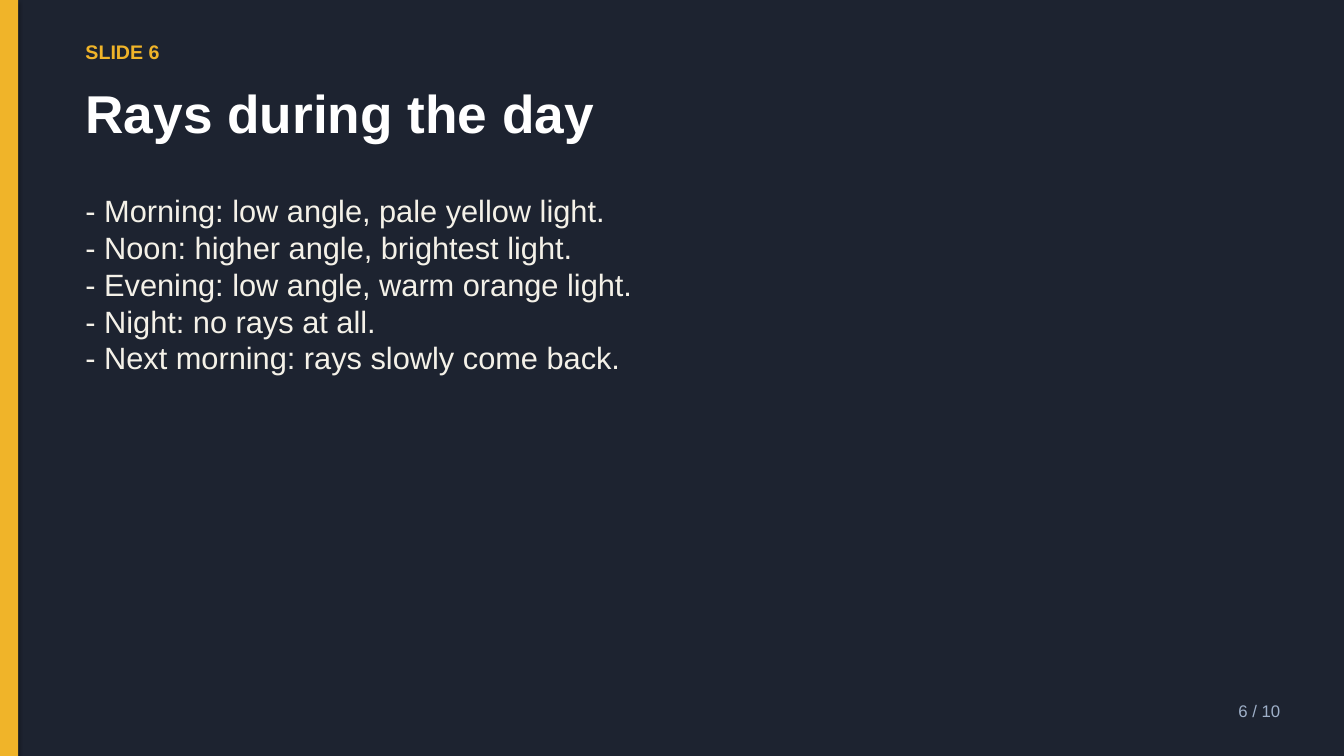
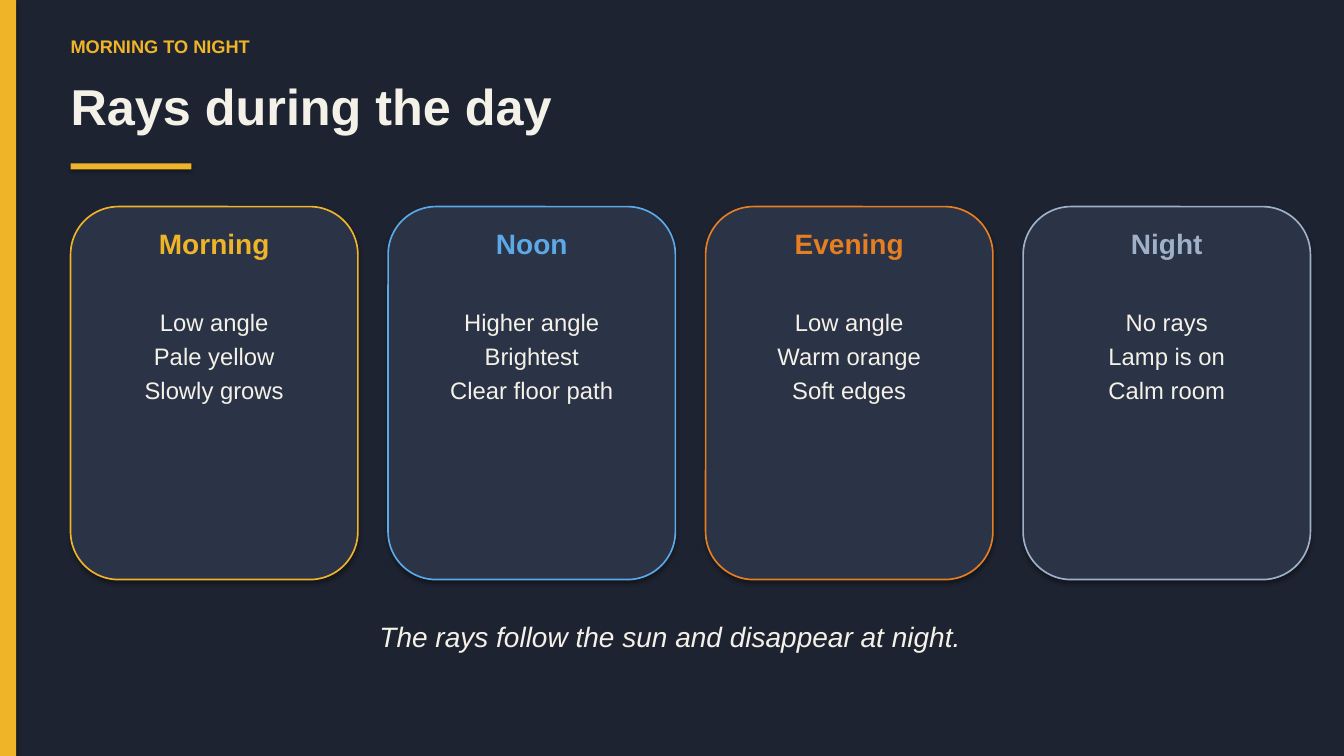
Before and after one commit to Sierra07-w/cgf_final, a slide deck: slide 8 of PRESENTATION.pptx (slide 6 before the commit). Drawn at 1344x756 pixels with LibreOffice and Linux fonts; fonts in the diff are those of the drawing. Boxes give left, top, right and bottom in pixels: in the first picture for what was removed or moved away, otherwise in the second. Text is boxed around its words. In the diff, an @@ line names an element or a change of style, - is before the commit and + after.

```diff
--- a/PRESENTATION.pptx
+++ b/PRESENTATION.pptx
@@ text at bbox=[71, 40, 250, 53]: text changed; size 14 to 13 pt @@
-SLIDE 6
+MORNING TO NIGHT
@@ text "Rays during the day" at bbox=[71, 88, 552, 135]: size 38 to 36 pt, text colour #FFFFFF to #F4F1E8; more space between paragraphs @@
@@ rectangle added at bbox=[71, 163, 192, 169], fill #F0B429 @@
@@ rounded rectangle added at bbox=[71, 207, 358, 580], fill #2B3346, outline #F0B429 1.2 pt @@
@@ text removed at bbox=[104, 199, 632, 375] @@
-- Morning: low angle, pale yellow light.
-- Noon: higher angle, brightest light.
-- Evening: low angle, warm orange light.
-- Night: no rays at all.
-- Next morning: rays slowly come back.
@@ rounded rectangle added at bbox=[388, 207, 676, 580], fill #2B3346, outline #5DA8E6 1.2 pt @@
@@ rounded rectangle added at bbox=[706, 207, 993, 580], fill #2B3346, outline #E67E22 1.2 pt @@
@@ rounded rectangle added at bbox=[1023, 207, 1311, 580], fill #2B3346, outline #9FB0C9 1.2 pt @@
@@ text added at bbox=[159, 233, 269, 259], 20 pt, text #F0B429, bold @@
+Morning
@@ text added at bbox=[496, 234, 568, 255], 20 pt, text #5DA8E6, bold @@
+Noon
@@ text added at bbox=[795, 233, 904, 259], 20 pt, text #E67E22, bold @@
+Evening
@@ text added at bbox=[1131, 233, 1203, 259], 20 pt, text #9FB0C9, bold @@
+Night
@@ text added at bbox=[145, 313, 284, 404], 17 pt, text #F4F1E8 @@
+Low angle
+Pale yellow
+Slowly grows
@@ text added at bbox=[450, 313, 613, 404], 17 pt, text #F4F1E8 @@
+Higher angle
+Brightest
+Clear floor path
@@ text added at bbox=[777, 313, 921, 404], 17 pt, text #F4F1E8 @@
+Low angle
+Warm orange
+Soft edges
@@ text added at bbox=[1108, 314, 1225, 400], 17 pt, text #F4F1E8 @@
+No rays
+Lamp is on
+Calm room
@@ text added at bbox=[379, 626, 961, 653], 20 pt, text #F4F1E8, italic @@
+The rays follow the sun and disappear at night.
@@ text removed at bbox=[1238, 705, 1281, 717] @@
-6 / 10
```
Also in this commit, not shown: 2 other slides changed, 11 slides added, 7 slides removed, 1 other file.
